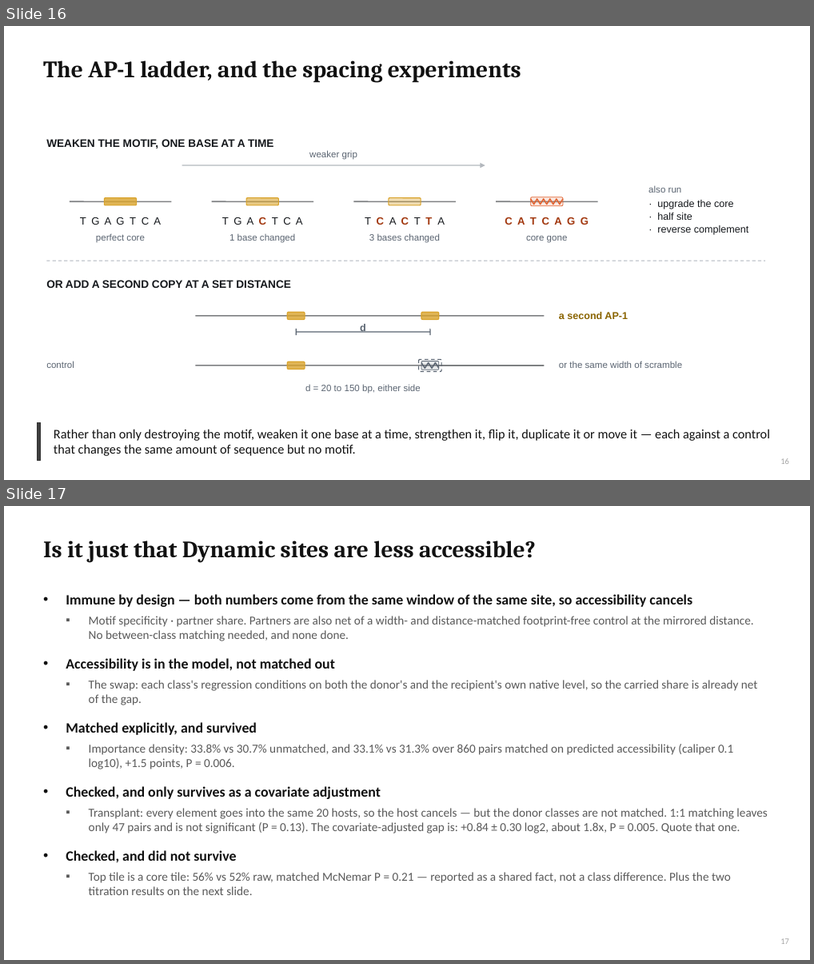
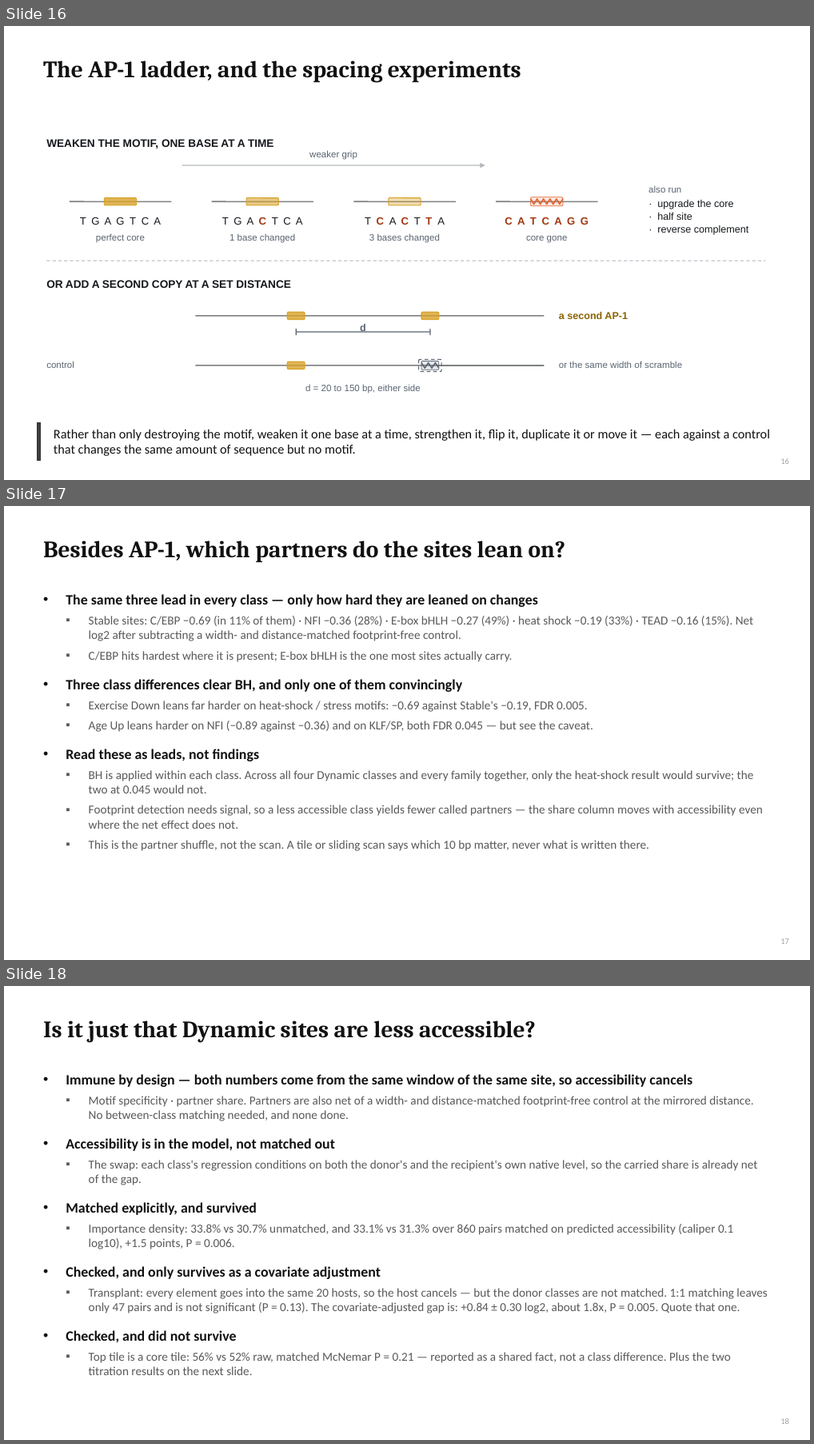
Before and after one commit to cytokine4242/Alpha_Genome_Ap1, a slide deck: Analysis/AP1_fibroblast_lab_meeting.pptx. Shown one above the other, each under a label of ours: slides 16 and 17 before the commit, slides 16, 17 and 18 after it. The pictures are 814x964 and 814x1444 pixels, drawn with LibreOffice and Linux fonts; fonts in the diff are those of the drawing. Boxes give left, top, right and bottom in pixels: in the first picture for what was removed or moved away, otherwise in the second. Text is boxed around its words. In the diff, an @@ line names an element or a change of style, - is before the commit and + after.

```diff
--- a/Analysis/AP1_fibroblast_lab_meeting.pptx
+++ b/Analysis/AP1_fibroblast_lab_meeting.pptx
@@ slide 17 added at (x1=4, y1=506, x2=810, y2=960), background #FFFFFF @@
@@ title added at (x1=43, y1=540, x2=566, y2=563), 28 pt, text #111111, bold @@
+Besides AP-1, which partners do the sites lean on?
@@ text added at (x1=66, y1=594, x2=763, y2=851), 14.5 pt, text #595959 @@
+• The same three lead in every class — only how hard they are leaned on changes
+  ▪ Stable sites: C/EBP −0.69 (in 11% of them) · NFI −0.36 (28%) · E-box bHLH −0.27 (49%) · heat shock −0.19 (33%) · TEAD −0.16 (15%). Net log2 after subtracting a width- and distance-matched footprint-free control.
+  ▪ C/EBP hits hardest where it is present; E-box bHLH is the one most sites actually carry.
+• Three class differences clear BH, and only one of them convincingly
+  ▪ Exercise Down leans far harder on heat-shock / stress motifs: −0.69 against Stable's −0.19, FDR 0.005.
+  ▪ Age Up leans harder on NFI (−0.89 against −0.36) and on KLF/SP, both FDR 0.045 — but see the caveat.
+• Read these as leads, not findings
+  ▪ BH is applied within each class. Across all four Dynamic classes and every family together, only the heat-shock result would survive; the two at 0.045 would not.
+  ▪ Footprint detection needs signal, so a less accessible class yields fewer called partners — the share column moves with accessibility even where the net effect does not.
+  ▪ This is the partner shuffle, not the scan. A tile or sliding scan says which 10 bp matter, never what is written there.
@@ page number added at (x1=781, y1=938, x2=790, y2=944), 10 pt, text #A6A6A6 @@
+17
@@ what was slide 17 is now slide 18 @@
@@ page number at (x1=781, y1=1418, x2=790, y2=1424): text changed @@
-17
+18
```
Also in this commit, not shown: 3 other files.
